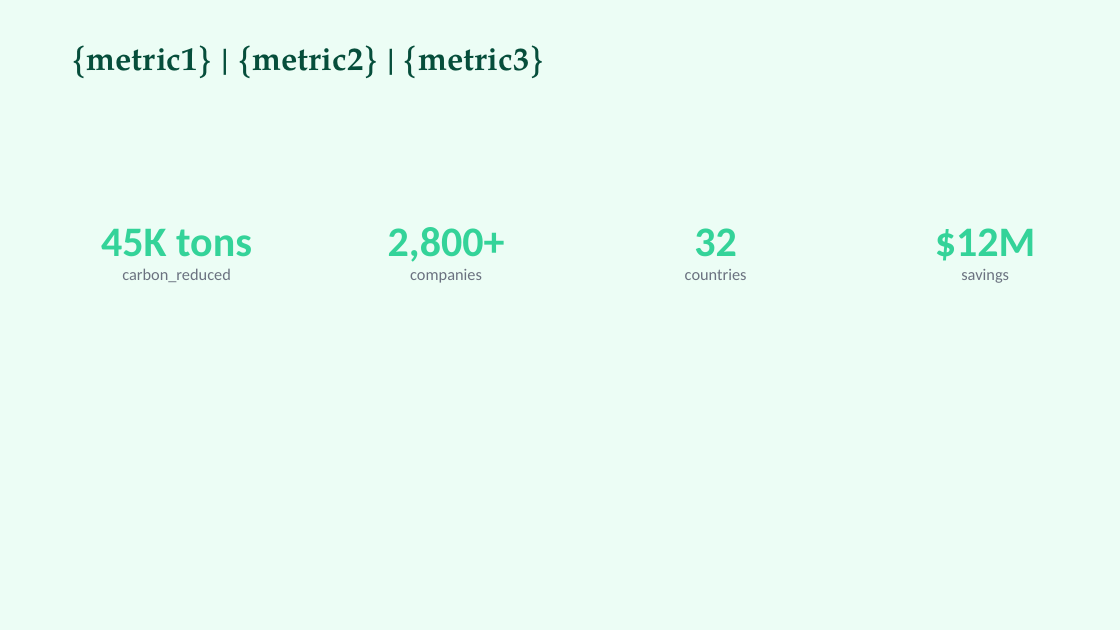
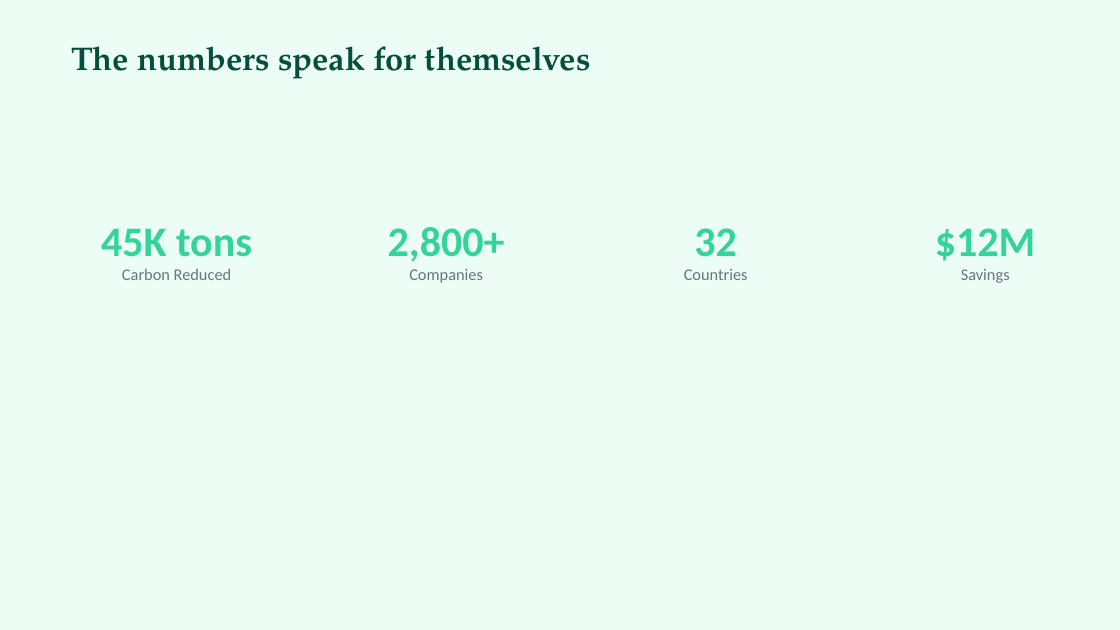
Before and after one commit to sunchaokun/PPT-Design-Skill, a slide deck: slide 5 of examples/05-sustainability-report.pptx. Drawn at 1120x630 pixels with LibreOffice and Linux fonts; fonts in the diff are those of the drawing. Boxes give left, top, right and bottom in pixels: in the first picture for what was removed or moved away, otherwise in the second. Text is boxed around its words. In the diff, an @@ line names an element or a change of style, - is before the commit and + after.

```diff
--- a/examples/05-sustainability-report.pptx
+++ b/examples/05-sustainability-report.pptx
@@ text at [71, 46, 591, 79]: text changed @@
-{metric1} | {metric2} | {metric3}
+The numbers speak for themselves
@@ text at [122, 268, 232, 280]: text changed @@
-carbon_reduced
+Carbon Reduced
@@ text at [409, 269, 483, 283]: text changed @@
-companies
+Companies
@@ text at [684, 269, 748, 280]: text changed @@
-countries
+Countries
@@ text at [961, 269, 1010, 283]: text changed @@
-savings
+Savings
```
Also in this commit, not shown: 1 other slide changed, 8 slides added, 8 slides removed, 8 other files.
